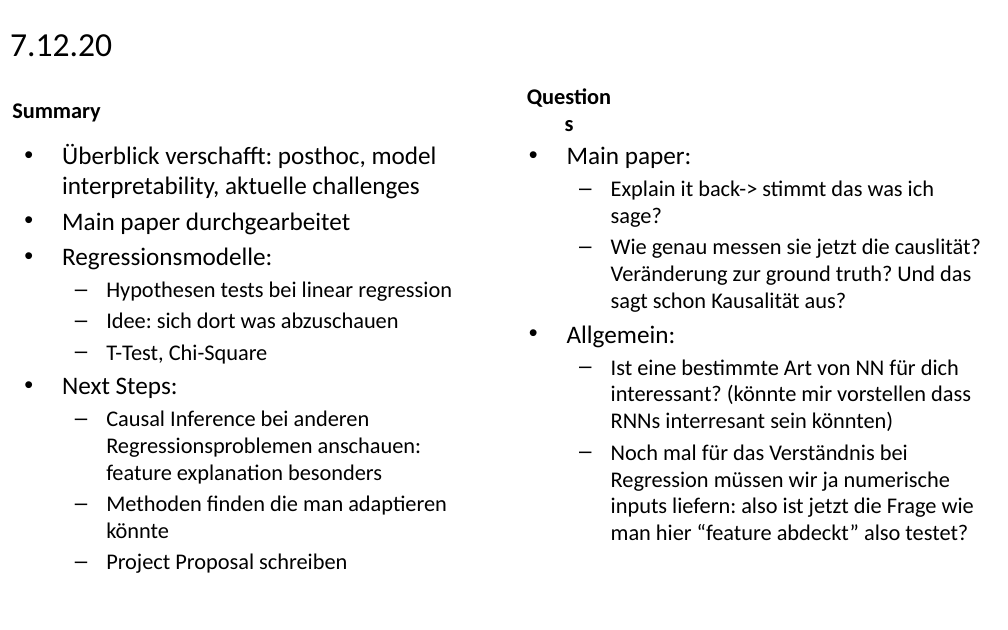
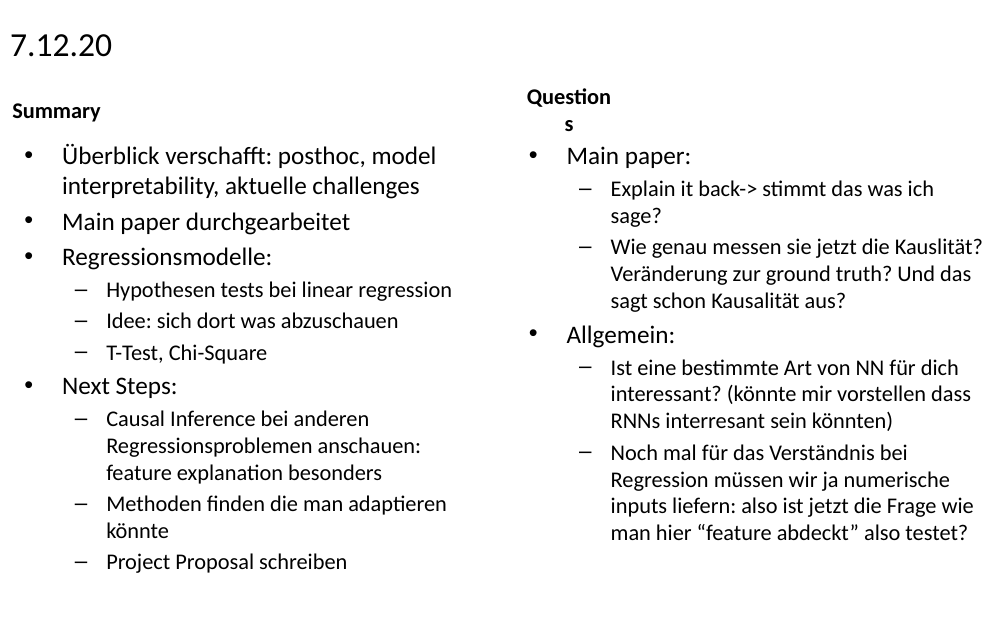
Before and after one commit to kathrinkhadra/Causal-Regularization-Master-Thesis, a slide deck: slide 2 of MeetingNotes.pptx. Drawn at 1008x630 pixels with LibreOffice and Linux fonts; fonts in the diff are those of the drawing. Boxes give left, top, right and bottom in pixels: in the first picture for what was removed or moved away, otherwise in the second. Text is boxed around its words. In the diff, an @@ line names an element or a change of style, - is before the commit and + after.

```diff
--- a/MeetingNotes.pptx
+++ b/MeetingNotes.pptx
@@ text at bbox=[611, 238, 983, 312]: text changed @@
-  – Wie genau messen sie jetzt die causlität? Veränderung zur ground truth? Und das sagt schon Kausalität aus?
+  – Wie genau messen sie jetzt die Kauslität? Veränderung zur ground truth? Und das sagt schon Kausalität aus?
```
Also in this commit, not shown: 1 slide added.
